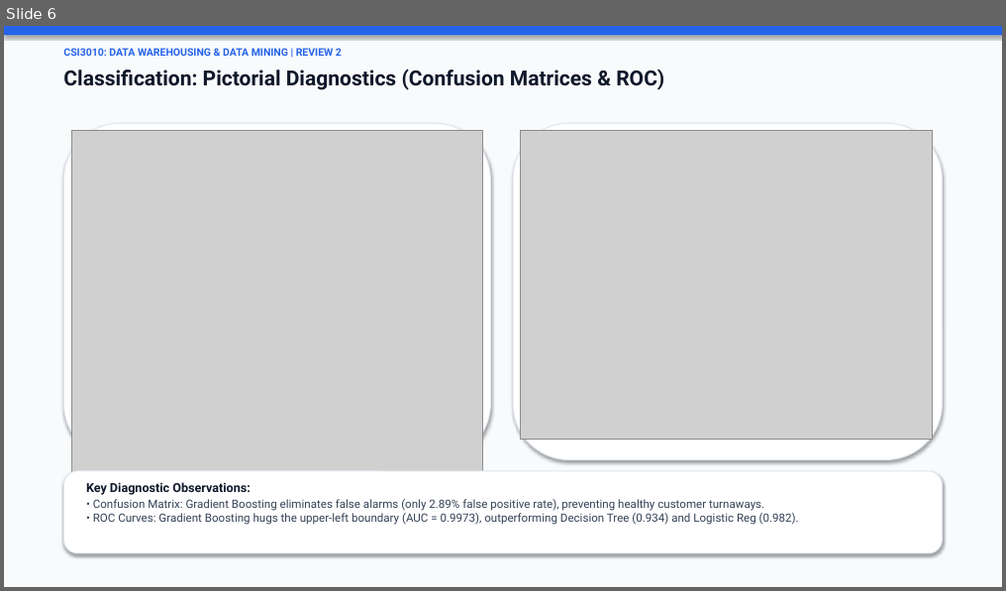
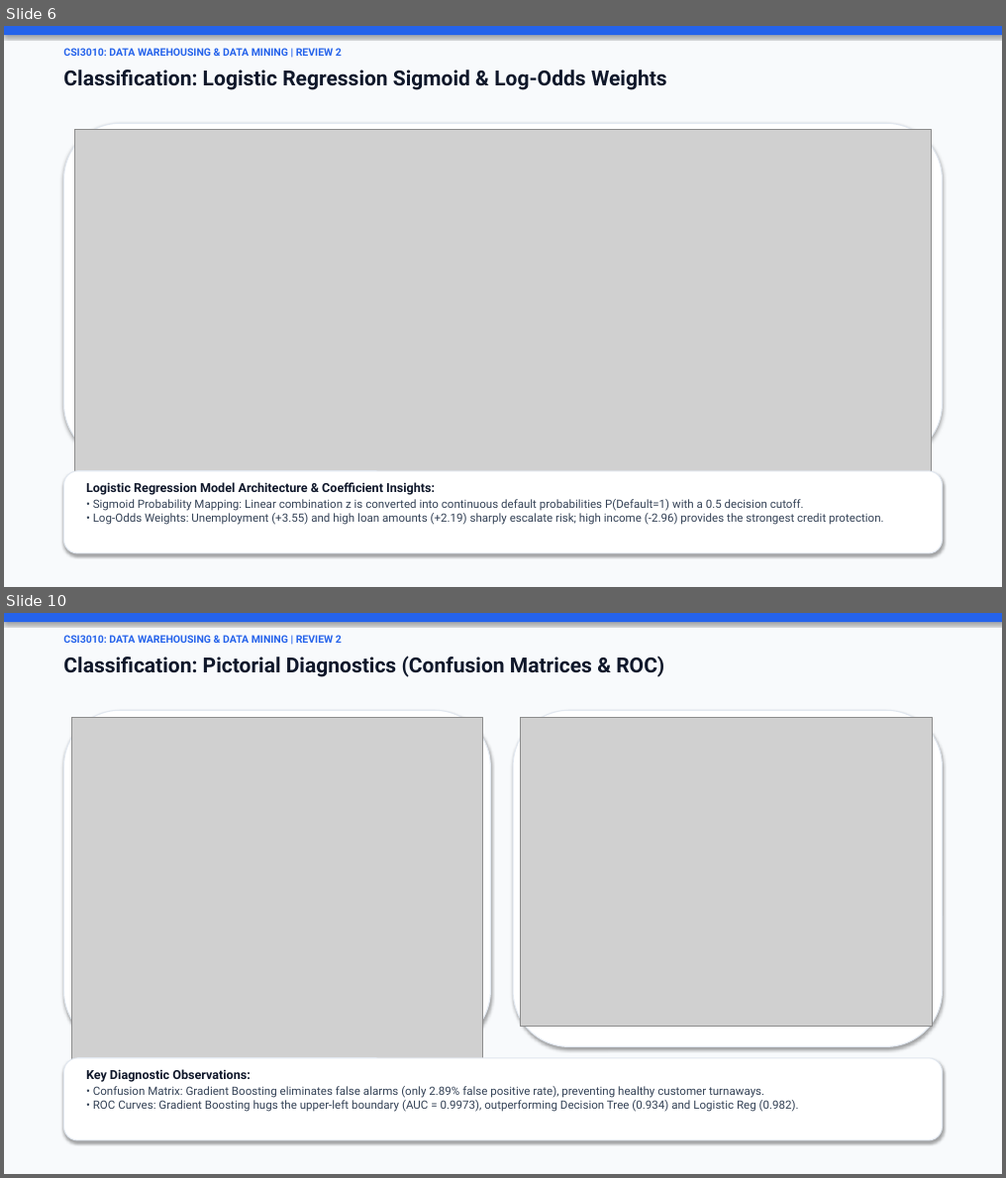
Before and after one commit to MahaprabhuK/Byte_Brigades_Loan_Default, a slide deck: Review2_ByteBrigades_LoanDefault.pptx. Shown one above the other, each under a label of ours: slide 6 before the commit, slides 6 and 10 after it; the slides between them are not shown. The pictures are 1006x591 and 1006x1178 pixels, drawn with LibreOffice and Linux fonts; fonts in the diff are those of the drawing; grey boxes stand for pictures. Boxes give left, top, right and bottom in pixels: in the first picture for what was removed or moved away, otherwise in the second. Text is boxed around its words. In the diff, an @@ line names an element or a change of style, - is before the commit and + after.

Commit message:
feat(presentation): add multi-algorithm comparative visuals across classification, clustering, association rules, and prediction

```diff
--- a/Review2_ByteBrigades_LoanDefault.pptx
+++ b/Review2_ByteBrigades_LoanDefault.pptx
@@ slide 6 added at (4, 26, 1002, 587), background #F8FAFC @@
@@ rectangle added at (4, 26, 1002, 35), fill #2563EB @@
@@ text added at (63, 48, 342, 56), 10 pt, text #2563EB, bold @@
+CSI3010: DATA WAREHOUSING & DATA MINING | REVIEW 2
@@ text added at (63, 70, 667, 90), 20 pt, text #0F172A, bold @@
+Classification: Logistic Regression Sigmoid & Log-Odds Weights
@@ rounded rectangle added at (63, 123, 943, 461), fill #FFFFFF, outline #E2E8F0 1 pt @@
@@ picture added at (75, 129, 931, 472) @@
@@ rounded rectangle added at (63, 472, 943, 554), fill #FFFFFF, outline #E2E8F0 1 pt @@
@@ text added at (86, 482, 884, 525), 11 pt, text #334155 @@
+Logistic Regression Model Architecture & Coefficient Insights:
+• Sigmoid Probability Mapping: Linear combination z is converted into continuous default probabilities P(Default=1) with a 0.5 decision cutoff.
+• Log-Odds Weights: Unemployment (+3.55) and high loan amounts (+2.19) sharply escalate risk; high income (-2.96) provides the strongest credit protection.
@@ what was slide 6 is now slide 10 @@
```
Also in this commit, not shown: 1 slide changed, 6 other slides added, 11 other files.
